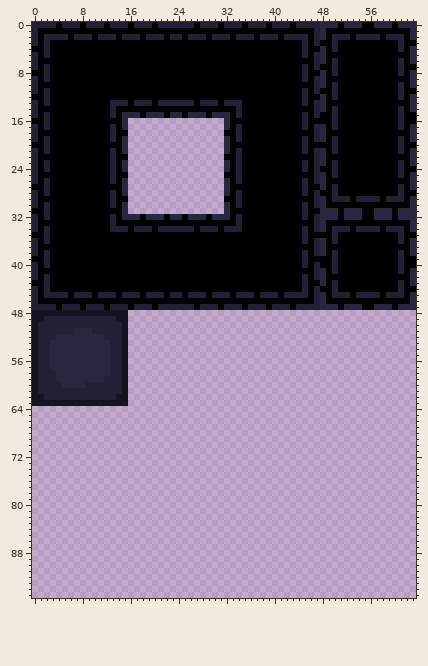
Sprite sheet: sprites/tilemap/tilemap.png. That is the earlier state.
The file is 64x96 pixels. Colours within 5 levels of each other are drawn and written as one.
The same view after the edit:
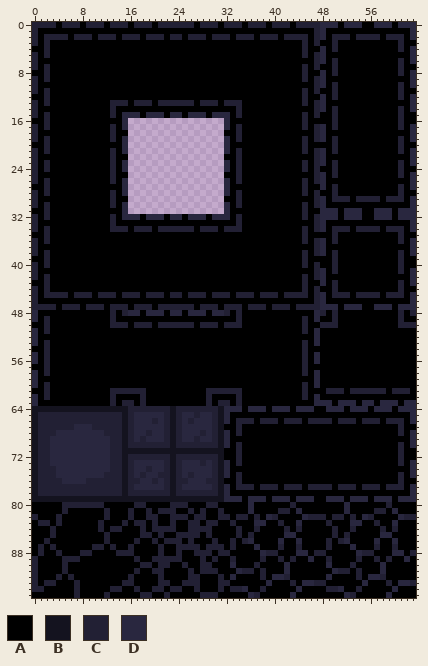
Palette (. is transparent): A #000000  B #14131f  C #222034  D #29273f
Changes in this commit:
y 48: x 0..63 BBBBBBBBBBBBBBBB................................................ -> DAAAAAAAAAAAACACDDADDDADDADDDADDCACAAAAAAAAAAAADCACAAAAAAAAAACAC
y 49: x 0..1 BB -> DA; x 3..12 CCCCCCCCCC -> AAAAAAAAAA; x 14..63 BB................................................ -> AAAAAAAAAAAAAAAAAAAACAAAAAAAAAACADAACAAAAAAAAAACAA
y 50: x 0..1 BC -> AA; x 3..12 CCCCCCCCCC -> AAAAAAAAAA; x 15..63 B................................................ -> CACCCACCCCCCACCCACCCAAAAAAAAAACAACCCAAAAAAAAAACCC
y 51: x 0..1 BC -> DA; x 3..63 CCCCDDDCCCCCB................................................ -> AAAAAAAAAAAAAAAAAAAAAAAAAAAAAAAAAAAAAAAAAACADAAAAAAAAAAAAAAAA
y 52: x 0..63 BCCCDDDDDDDDCCCB................................................ -> DAAAAAAAAAAAAAAAAAAAAAAAAAAAAAAAAAAAAAAAAAAAAAADAAAAAAAAAAAAAAAA
y 53: x 0..1 BC -> DA; x 3..63 DDDDDDDDDDCCB................................................ -> AAAAAAAAAAAAAAAAAAAAAAAAAAAAAAAAAAAAAAAAAACADAAAAAAAAAAAAAAAA
y 54: x 0..1 BC -> AA; x 3..63 DDDDDDDDDDCCB................................................ -> AAAAAAAAAAAAAAAAAAAAAAAAAAAAAAAAAAAAAAAAAACAAAAAAAAAAAAAAAAAA
y 55..56: x 0..1 BC -> DA; x 3..63 DDDDDDDDDDCCB................................................ -> AAAAAAAAAAAAAAAAAAAAAAAAAAAAAAAAAAAAAAAAAACADAAAAAAAAAAAAAAAA
y 57: x 0..1 BC -> AA; x 3..63 DDDDDDDDDDCCB................................................ -> AAAAAAAAAAAAAAAAAAAAAAAAAAAAAAAAAAAAAAAAAACAAAAAAAAAAAAAAAAAA
y 58: x 0..1 BC -> DA; x 3..63 CDDDDDDDDDCCB................................................ -> AAAAAAAAAAAAAAAAAAAAAAAAAAAAAAAAAAAAAAAAAACADAAAAAAAAAAAAAAAA
y 59: x 0..63 BCCCDDDDDDDDCCCB................................................ -> DAAAAAAAAAAAAAAAAAAAAAAAAAAAAAAAAAAAAAAAAAAAAAADAAAAAAAAAAAAAAAA
y 60: x 0..1 BC -> DA; x 3..63 CCDDDDCCCCCCB................................................ -> AAAAAAAAAAAAAAAAAAAAAAAAAAAAAAAAAAAAAAAAAACADAAAAAAAAAAAAAAAA
y 61: x 0..1 BC -> AA; x 3..12 CCCCCCCCCC -> AAAAAAAAAA; x 15..63 B................................................ -> CCCCAAAAAAAAAACCCCCCAAAAAAAAAACAAACCCACCCCCCACCCA
y 62: x 0..1 BB -> DA; x 3..12 CCCCCCCCCC -> AAAAAAAAAA; x 14..63 BB................................................ -> AAAACAAAAAAAAAACAAAACAAAAAAAAAACADAAAAAAAAAAAAAAAA
y 63: x 0..63 BBBBBBBBBBBBBBBB................................................ -> DAAAAAAAAAAAACACCACAAAAAAAAAACACCACAAAAAAAAAAAADDDADDDADDADDDADD
y 64: x 0..63 ................................................................ -> BBBBBBBBBBBBBBBBCCCCCCCBCCCCCCCBDDDADDDADDDADDDAADDDADDDADDDADDD
y 65: x 0..63 ................................................................ -> BCCCCCCCCCCCCCCBCDDDDDCBCDDCDDCBDAAAAAAAAAAAAAAAAAAAAAAAAAAAAAAD
y 66: x 0..63 ................................................................ -> BCCCCCCCCCCCCCCBCDDDCDCBCDCDDDCBDACCCACCCACCCACCCCACCCACCCACCCAD
y 67: x 0..63 ................................................................ -> BCCCCCCDDDCCCCCBCDDDDDCBCDDDDDCBAACAAAAAAAAAAAAAAAAAAAAAAAAAACAA
y 68: x 0..63 ................................................................ -> BCCCDDDDDDDDCCCBCDDCDDCBCDDDCDCBDACAAAAAAAAAAAAAAAAAAAAAAAAAACAD
y 69: x 0..63 ................................................................ -> BCCDDDDDDDDDDCCBCDCDDDCBCDDCDDCBDAAAAAAAAAAAAAAAAAAAAAAAAAAAAAAD
y 70: x 0..63 ................................................................ -> BCCDDDDDDDDDDCCBCCCCCCCBCCCCCCCBDACAAAAAAAAAAAAAAAAAAAAAAAAAACAD
y 71: x 0..63 ................................................................ -> BCCDDDDDDDDDDCCBBBBBBBBBBBBBBBBBAACAAAAAAAAAAAAAAAAAAAAAAAAAACAA
y 72: x 0..63 ................................................................ -> BCCDDDDDDDDDDCCBCCCCCCCBCCCCCCCBAACAAAAAAAAAAAAAAAAAAAAAAAAAACAA
y 73: x 0..63 ................................................................ -> BCCDDDDDDDDDDCCBCDDDDDCBCDDDCDCBDACAAAAAAAAAAAAAAAAAAAAAAAAAACAD
y 74: x 0..63 ................................................................ -> BCCCDDDDDDDDDCCBCDDCDDCBCDDDDDCBDAAAAAAAAAAAAAAAAAAAAAAAAAAAAAAD
y 75: x 0..63 ................................................................ -> BCCCDDDDDDDDCCCBCDCDDCCBCDCDDDCBDACAAAAAAAAAAAAAAAAAAAAAAAAAACAD
y 76: x 0..63 ................................................................ -> BCCCCDDDDCCCCCCBCCDDCDCBCCDDDCCBAACAAAAAAAAAAAAAAAAAAAAAAAAAACAA
y 77: x 0..63 ................................................................ -> BCCCCCCCCCCCCCCBCDDDDDCBCDDDDDCBDACCCACCCACCCACCCCACCCACCCACCCAD
y 78: x 0..63 ................................................................ -> BCCCCCCCCCCCCCCBCCCCCCCBCCCCCCCBDAAAAAAAAAAAAAAAAAAAAAAAAAAAAAAD
y 79: x 0..63 ................................................................ -> BBBBBBBBBBBBBBBBBBBBBBBBBBBBBBBBDDDADDDADDDADDDAADDDADDDADDDADDD
y 80: x 0..63 ................................................................ -> AAAAACCCCCCCAAAAACCAAAACCCAAACCAAAAADAAAAAACAAAAAAAADAAAAAACAAAA
y 81: x 0..63 ................................................................ -> AAAAACAAAAAACAAACAACACCCAACACAACAAAADAAAACCADAAAAAAADAAAACCADAAA
y 82: x 0..63 ................................................................ -> CAAACAAAAAAACAAACAACCAACCCACCAACCACCACADCAAAADCCCACCACADCAAAADCC
y 83: x 0..63 ................................................................ -> ACCACAAAAAACAAACACCACAACAACCACCAACAAADDAACAADAAAACAAADDAACAADAAA
y 84: x 0..63 ................................................................ -> AAACAAAAAAACACCAAACACCCCAACCCCAAAACAACAAAACACAAAAACAACAAAACACAAA
y 85: x 0..63 ................................................................ -> AAACAAAAAAAACAAAAACCACAACCCCACAAAACACAAAAADDAAAAAACACAAAAADDAAAA
y 86: x 0..63 ................................................................ -> AACAAAAAAAAACAAAACAACACCCACAAACAACACDAAAADAADAAAACACDAAAADAADAAA
y 87: x 0..63 ................................................................ -> ACACAAAAAACCACAACAAAACAACCCCACCCACAAADAAACAACAAAACAAADAAACAACAAA
y 88: x 0..63 ................................................................ -> ACAACAAACCAAAACCCAAAACAACAACCCACCAAAAADCCAAADDACCAAAAADCCAAADDAC
y 89: x 0..63 ................................................................ -> CAAAACCCAAAAAAAAACAACCCCCAAACACAACAAAACAACACAADAACAAAACAACACAADA
y 90: x 0..63 ................................................................ -> CAAAACAAAAAAAAAAAACCACCAACAACCAAADAAACAAAADAAAAAADAAACAAAADAAAAA
y 91: x 0..63 ................................................................ -> CAAAACAAAAAAAAAAACAACCAAAACACCCAAADCCACAAADAAAAAAADCCACAAADAAAAA
y 92: x 0..63 ................................................................ -> CAAACACAAAAAAAAACAAAACAAAACCAAACADAAAACADDCAAAAAADAAAACADDCAAAAA
y 93: x 0..63 ................................................................ -> CACCAAACAAAAAAACCAAAACCAACCCAAACCAAAAAADAAACADDCCAAAAAADAAACADDC
y 94: x 0..63 ................................................................ -> CCAAAAACAAAAACCAACAACCACCAACAAACACCDAACAAAAADAAAACCDAACAAAAADAAA
y 95: x 0..63 ................................................................ -> AAAAAAACAAAACAAAAACCAACAAAAACCCAAAAADCAAAAADAAAAAAAADCAAAAADAAAA
Boxes around the changes in both pictures, in picture pixels (x1, y1, x2, y2):
changed: (32, 310, 416, 598)
